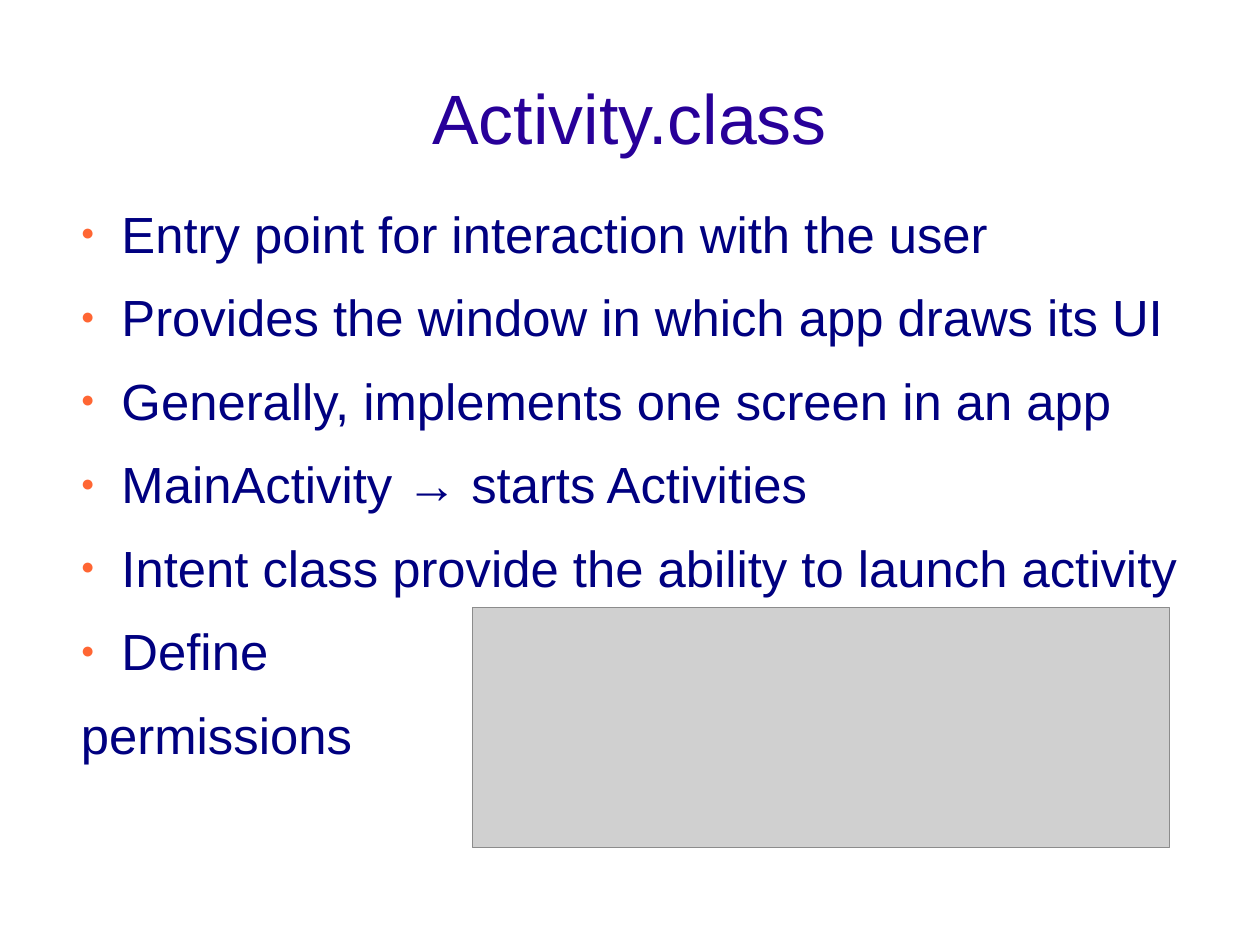
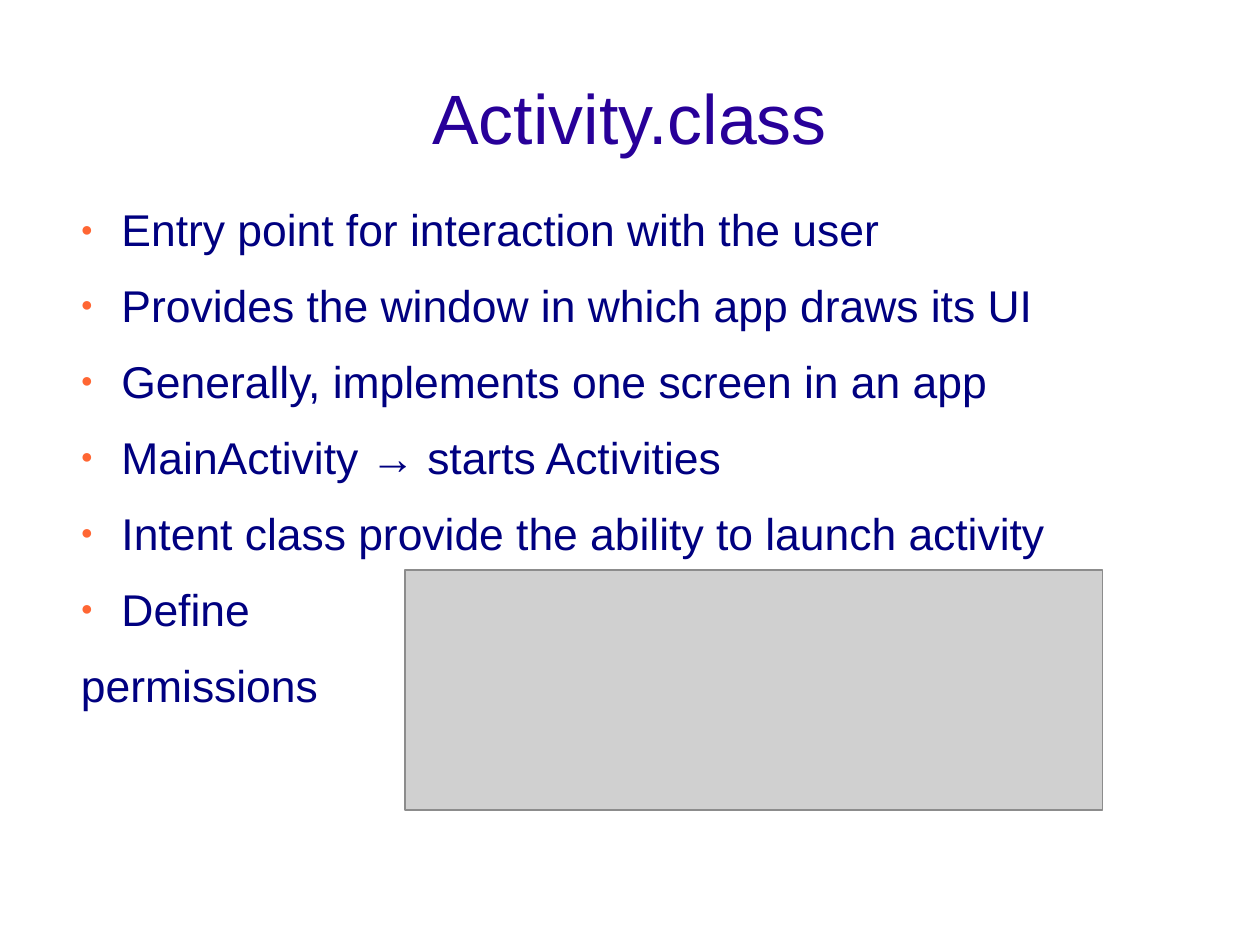
Before and after one commit to Sifis-Develop/Spoon-Knife, a slide deck: slide 5 of android_dev.odp. Drawn at 1260x945 pixels with LibreOffice and Linux fonts; fonts in the diff are those of the drawing; grey boxes stand for pictures; background and template pictures are left out. Boxes give left, top, right and bottom in pixels: in the first picture for what was removed or moved away, otherwise in the second. Text is boxed around its words. In the diff, an @@ line names an element or a change of style, - is before the commit and + after.

```diff
--- a/android_dev.odp
+++ b/android_dev.odp
@@ text "Entry point for interaction with ..." at box(81, 213, 1045, 711): size 32 to 28 pt @@
@@ picture: place and size @@
-picture at box(472, 607, 1170, 847)
+picture at box(405, 571, 1102, 811)
```
Also in this commit, not shown: 4 other slides changed, 5 slides added, 1 other file.
